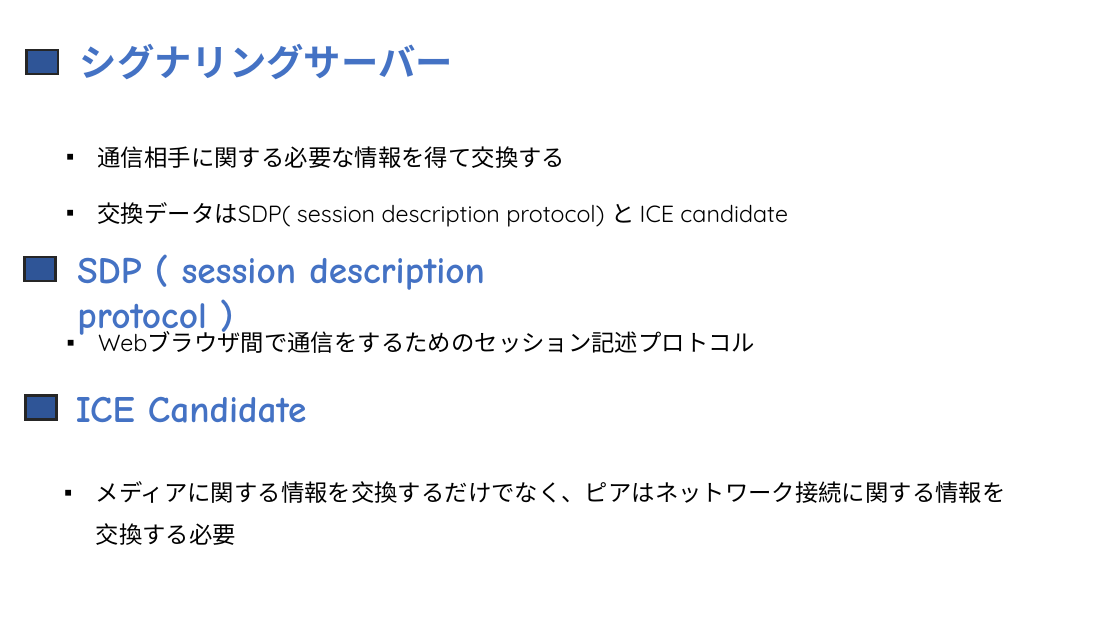
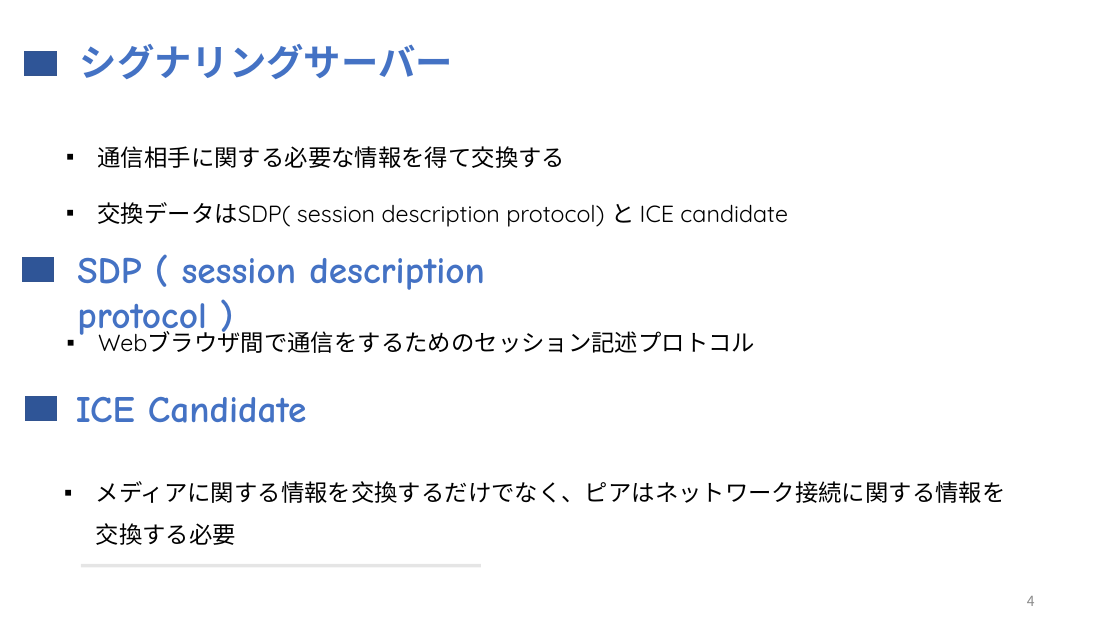
Before and after one commit to hninhnin95/webrtc-skyway, a slide deck: slide 4 of doc/勉強会_WebRTC_SkyWay.pptx. Drawn at 1120x630 pixels with LibreOffice and Linux fonts; fonts in the diff are those of the drawing. Boxes give left, top, right and bottom in pixels: in the first picture for what was removed or moved away, otherwise in the second. Text is boxed around its words. In the diff, an @@ line names an element or a change of style, - is before the commit and + after.

```diff
--- a/doc/勉強会_WebRTC_SkyWay.pptx
+++ b/doc/勉強会_WebRTC_SkyWay.pptx
@@ outline #262626 2.25 pt to #325491 1 pt in 3 elements at (25,397,56,421), (23,258,54,282), (24,51,55,75) @@
@@ line added from (81, 566) to (481, 566), #000000 3 pt @@
@@ page number added at (1027,596,1035,606), 12 pt, text #8C8C8C @@
+4
```
Also in this commit, not shown: 12 other slides changed.
